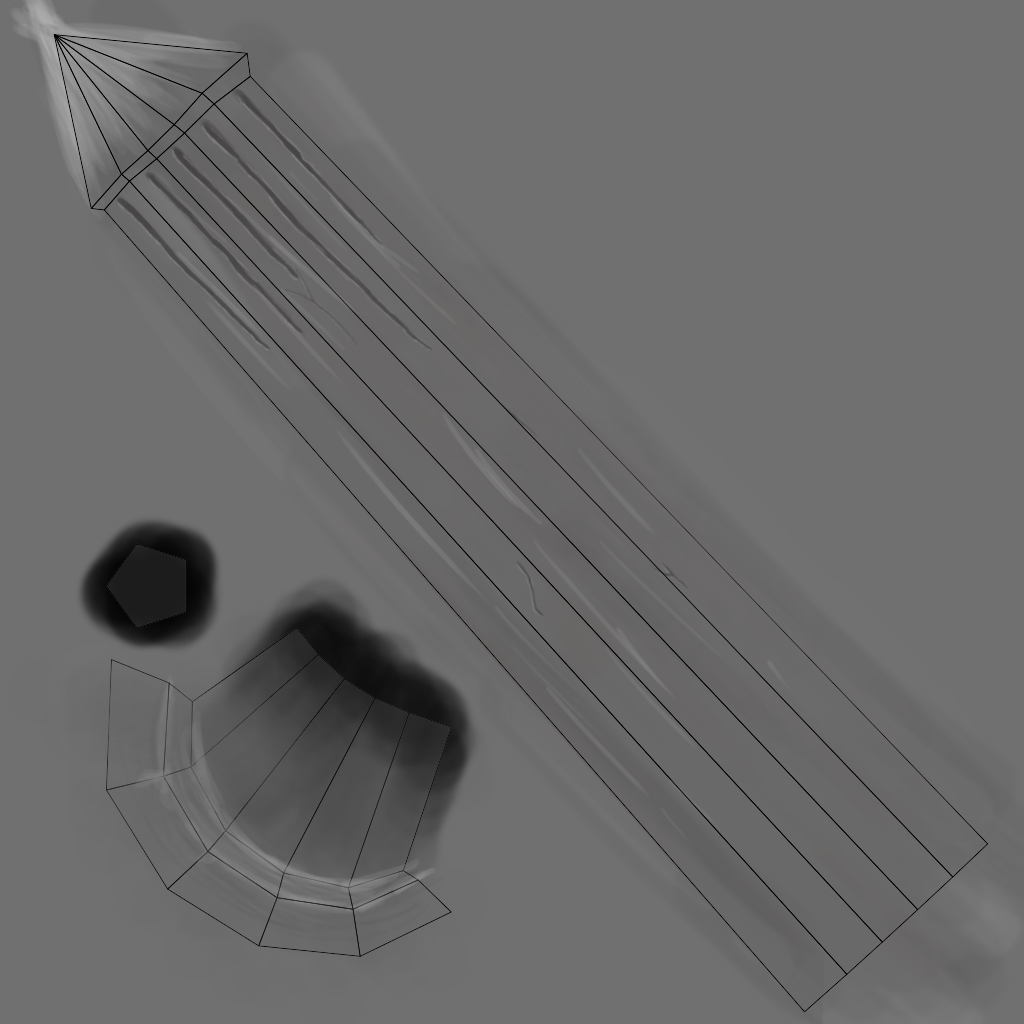
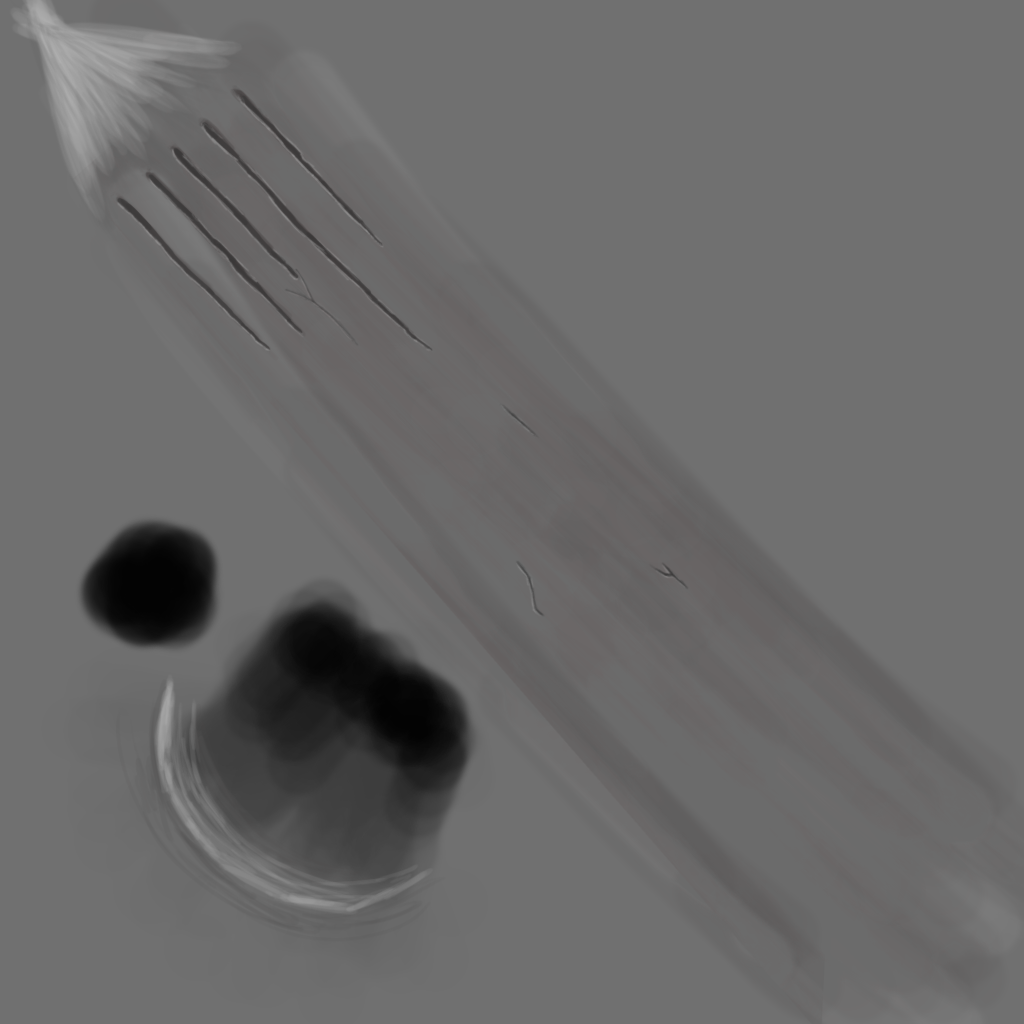
Layer changes from the first 1024×1024 image to the second:
hid "Layer 1" over (53, 34, 988, 1013)
